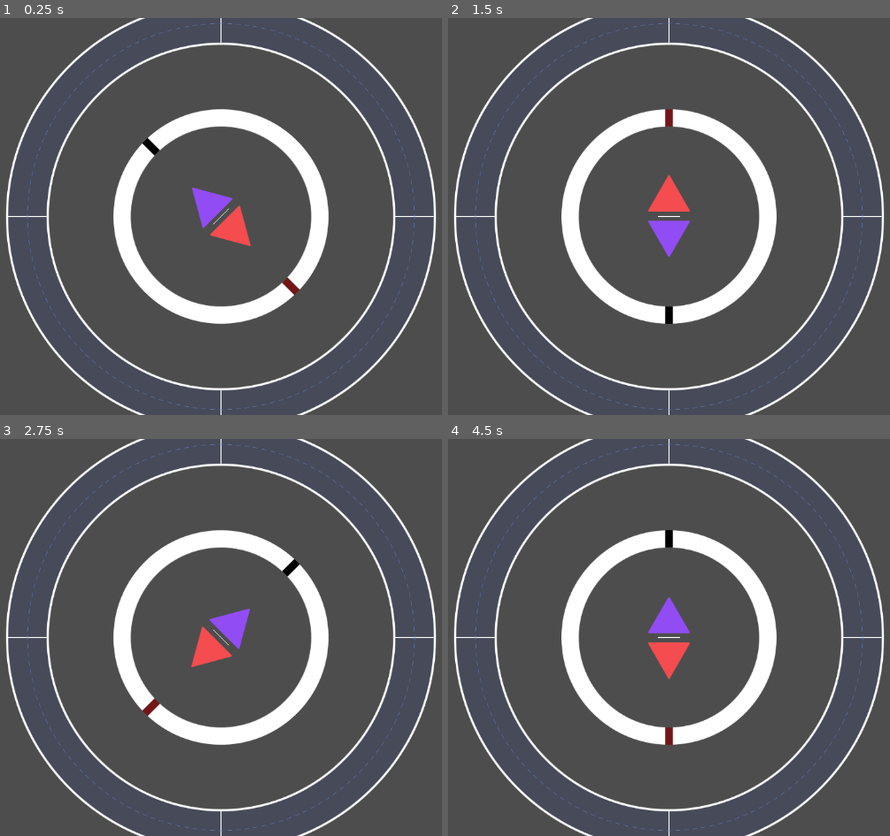
Above: before the commit, frames 1-4 (two rows, left to right).
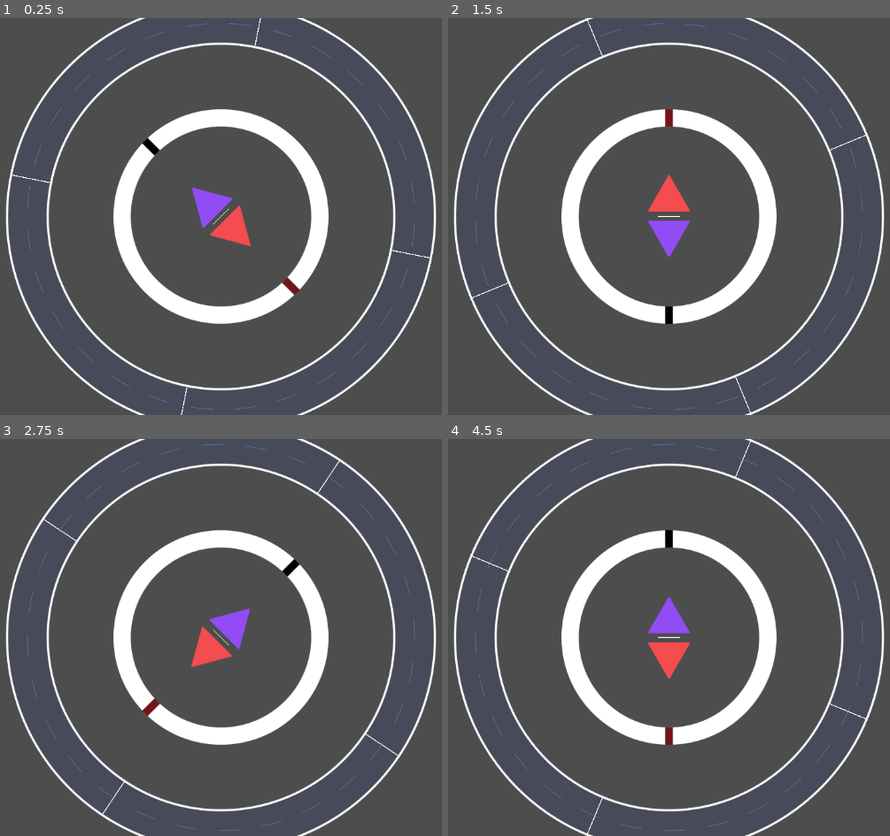
Above: after the commit, the same moments.

Repository: LovelyDream-Dev/Spin-Mania-Spinner-Component
Game: Godot game, scene res://Spinner Component/Scenes/Spinner/spinner.tscn
Two runs of this game, one before a commit and one after it. Both use one fixed random seed, a clock stepped at 60 frames per second and the inputs below.
Inputs:
- Up to frame 1 (0.25 s): no input
- Up to frame 2 (1.5 s): no input
- Up to frame 3 (2.75 s): no input
- Up to frame 4 (4.5 s): no input

The runs differ from the first frame. In frame 1, 0.5% of the frame differs, in the area x 1-99%, y 0-100%; in frame 2, 0.5%; in frame 3, 0.4%; in frame 4, 0.5%.

Commit message:
tweaked spinning animations.

Diff:
--- a/Spinner Component/Scenes/Spinner/spinner.gd
+++ b/Spinner Component/Scenes/Spinner/spinner.gd
@@ -51,8 +51,8 @@
 	body_animations()
 
 func _process(delta: float) -> void:
-	anchor.rotation += rotationRadiansPerBeat  * (delta / secondsPerBeat)
-	pass
+	rotate_spinner(delta)
+	rotate_hit_rings(delta)
 
 func _exit_tree() -> void:
 	pass
@@ -61,6 +61,14 @@
 func on_bpm_changed(value):
 	secondsPerBeat = 60/value
 	beatsPerSecond = value/60
+
+func rotate_spinner(delta:float):
+	anchor.rotation += rotationRadiansPerBeat  * (delta / secondsPerBeat)
+
+func rotate_hit_rings(delta:float):
+	outerRing.rotation += (rotationRadiansPerBeat/4)  * (delta / secondsPerBeat)
+	hitRing.rotation += (rotationRadiansPerBeat/8)  * (delta / secondsPerBeat)
+
 
 # Init tween variables for hit node animations
 var twLeftNode:Tween
Binary file changed: Spinner Component/Default Images/Hit-Ring.png
